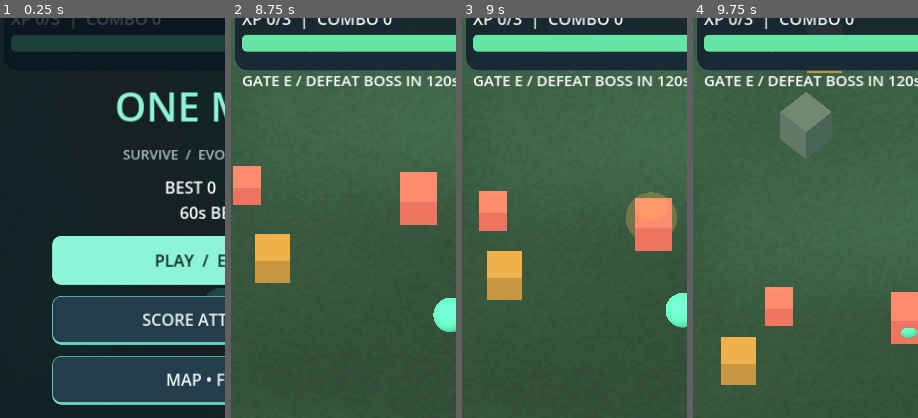
Above: before the commit, frames 1-4 (left to right).
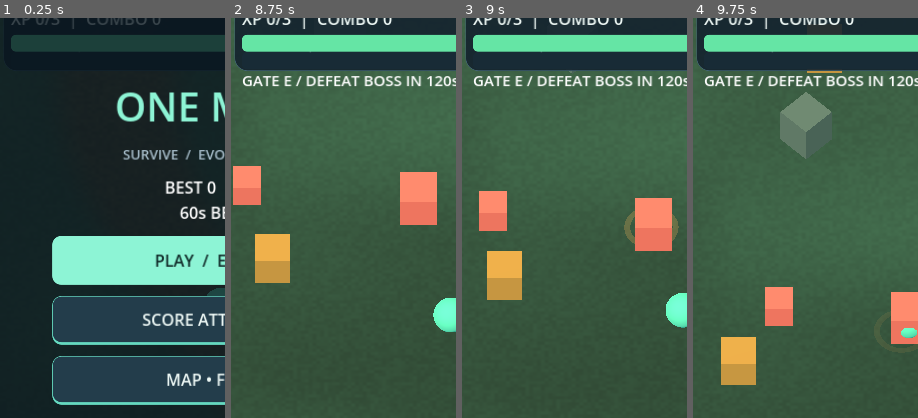
Above: after the commit, the same moments.

Repository: gemini13334-beep/---
Game: Godot game, scene res://main.tscn
Two runs of this game, one before a commit and one after it. Both use one fixed random seed, a clock stepped at 60 frames per second and the inputs below.
Inputs (mouse positions are % of the whole screen's width and height, from its top left):
- Up to frame 1 (0.25 s): no input
- Up to frame 2 (8.75 s): click "HERO COLLECTION" at 0.5 s; click "BACK" at 1.25 s; click "AWAKENING" at 2 s; click "DIMENSIONAL GATES" at 2.75 s; click "RANK E / LEVEL 1 CLEARS 0 / +…" at 3.5 s; tap Enter at 4.25 s; move the mouse to (45, 70) at 4.27 s; hold Up (ui_up) 4.28-5 s; click (45, 70) at 4.42 s; drag from (80, 65) to (45, 70) at 5.02 s; move the mouse to (20, 35) at 5.77 s; hold Left (ui_left) 5.78-6.5 s; drag from (55, 50) to (20, 35) at 6.52 s; move the mouse to (35, 25) at 7.27 s; hold Down (ui_down) 7.28-8 s; drag from (72, 45) to (35, 25) at 8.02 s
- Up to frame 3 (9 s): move the mouse to (30, 55) at 8.77 s; hold Up (ui_up) from 8.78 s (still down); click (30, 55) at 8.92 s
- Up to frame 4 (9.75 s): release Up (ui_up) at 9.5 s; drag from (60, 28) to (30, 55) at 9.52 s
The pictures show only the part of the screen within x 1-51%, y 13-63%; the shares and areas given below are measured in that part.

Frames 1-2 are identical in both runs. In frame 3, 0.6% of the frame differs, in the area x 72-97%, y 43-57%; in frame 4, less than 0.1%.

Commit message:
Polish combat shockwaves and layered audio; freeze feature expansion

Diff:
--- a/one-more/arena.gd
+++ b/one-more/arena.gd
@@ -103,6 +103,8 @@
 	return wav
 
 var fx_last: Dictionary = {}
+var fx_voices: Array[AudioStreamPlayer] = []
+var fx_cursor := 0
 func play_fx(key: String) -> void:
 	if sound == null or not audio_enabled or not sounds.has(key):
 		return
@@ -110,8 +112,11 @@
 	if now-int(fx_last.get(key,-1000)) < 45:
 		return
 	fx_last[key] = now
-	sound.stream = sounds[key]
-	sound.play()
+	var voice := fx_voices[fx_cursor]
+	fx_cursor = (fx_cursor+1)%fx_voices.size()
+	voice.stream = sounds[key]
+	voice.pitch_scale = randf_range(0.94,1.06) if key == "hit" else 1.0
+	voice.play()
 
 func rebuild_scenery() -> void:
 	for prop in scenery:
@@ -395,7 +400,10 @@
 func apply_settings() -> void:
 	Engine.max_fps = fps_limit
 	world_light.shadow_enabled = high_quality
-	sound.volume_db = -12.0 if audio_enabled else -80.0
+	for voice in fx_voices:
+		voice.volume_db = -12.0 if audio_enabled else -80.0
+		if not audio_enabled:
+			voice.stop()
 	fps_button.text = "FRAME LIMIT  /  %d FPS" % fps_limit
 	quality_button.text = "SHADOWS  /  "+("ON" if high_quality else "OFF")
 	audio_button.text = "SOUND  /  "+("ON" if audio_enabled else "OFF")
@@ -611,17 +619,30 @@
 	return btn
 
 
+var active_pulses := 0
 func pulse(pos: Vector3, radius: float, color: Color) -> void:
-	var mesh := SphereMesh.new()
-	var effect := model(mesh,color,pos)
+	if active_pulses >= 32:
+		return
+	active_pulses += 1
+	var mesh := TorusMesh.new()
+	mesh.inner_radius = 0.78
+	mesh.outer_radius = 1.0
+	mesh.rings = 24
+	mesh.ring_segments = 8
+	var effect := model(mesh,color,Vector3(pos.x,0.06,pos.z))
 	var material := effect.material_override as StandardMaterial3D
 	material.transparency = BaseMaterial3D.TRANSPARENCY_ALPHA
-	material.albedo_color.a = 0.28
+	material.albedo_color.a = 0.85
 	material.shading_mode = BaseMaterial3D.SHADING_MODE_UNSHADED
-	effect.scale = Vector3.ONE*0.2
-	var tween := create_tween()
-	tween.tween_property(effect,"scale",Vector3.ONE*radius*2,0.22)
-	tween.tween_callback(effect.queue_free)
+	effect.cast_shadow = GeometryInstance3D.SHADOW_CASTING_SETTING_OFF
+	effect.scale = Vector3(0.15,0.12,0.15)
+	var tween := create_tween().set_parallel(true)
+	tween.tween_property(effect,"scale",Vector3(radius,0.12,radius),0.28).set_trans(Tween.TRANS_CUBIC).set_ease(Tween.EASE_OUT)
+	tween.tween_property(material,"albedo_color:a",0.0,0.28)
+	tween.chain().tween_callback(func():
+		effect.queue_free()
+		active_pulses -= 1
+	)
 
 func update_boss_attack(enemy: MeshInstance3D) -> void:
 	var kind := int(enemy.get_meta("kind",0))
@@ -661,12 +682,13 @@
 		return
 	var beam := MeshInstance3D.new()
 	var mesh := BoxMesh.new()
-	mesh.size = Vector3(0.055,0.055,length)
+	mesh.size = Vector3(0.085,0.085,length)
 	beam.mesh = mesh
 	var mat := StandardMaterial3D.new()
 	mat.shading_mode = BaseMaterial3D.SHADING_MODE_UNSHADED
 	mat.albedo_color = Color("#ffe39b")
 	beam.material_override = mat
+	beam.cast_shadow = GeometryInstance3D.SHADOW_CASTING_SETTING_OFF
 	add_child(beam)
 	beam.position = (from+to)*0.5
 	beam.look_at(to,Vector3.UP)
@@ -786,6 +808,12 @@
 	sound = AudioStreamPlayer.new()
 	add_child(sound)
 	sound.volume_db = -12
+	fx_voices.append(sound)
+	for i in range(7):
+		var voice := AudioStreamPlayer.new()
+		add_child(voice)
+		voice.volume_db = -12
+		fx_voices.append(voice)
 	sounds = {"hit":tone(180,0.09,"hit"),"pickup":tone(880,0.12,"pickup"),"level":tone(520,0.35,"level"),"boost":tone(320,0.3,"boost")}
 	var floor_mesh := BoxMesh.new()
 	floor_mesh.size = Vector3(44, 0.2, 44)
Not shown, added: one-more/docs/POLISH.md
